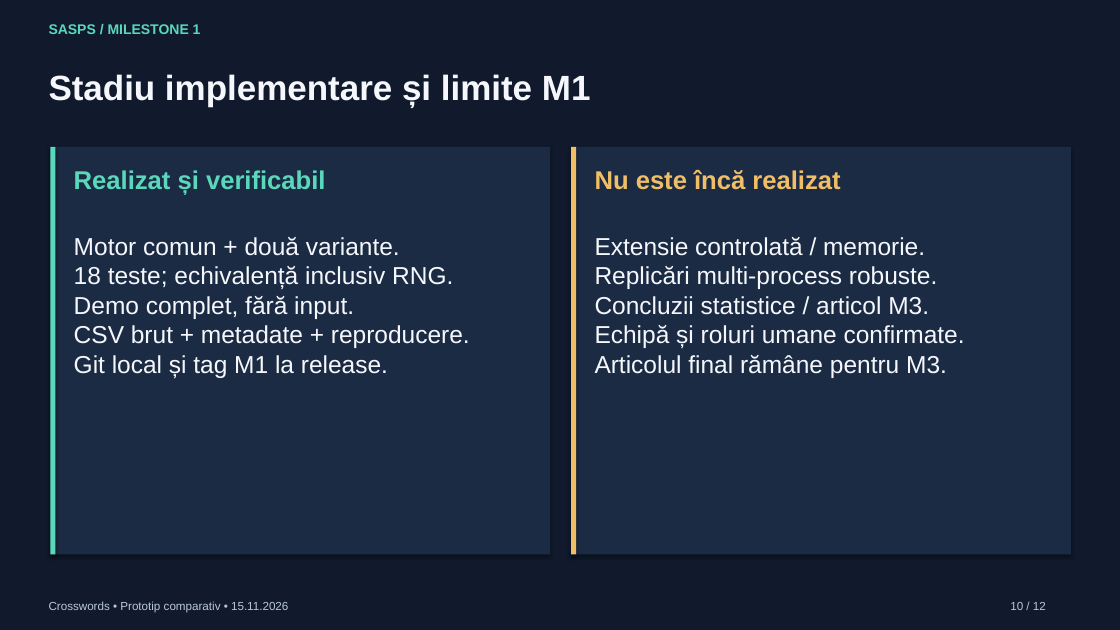
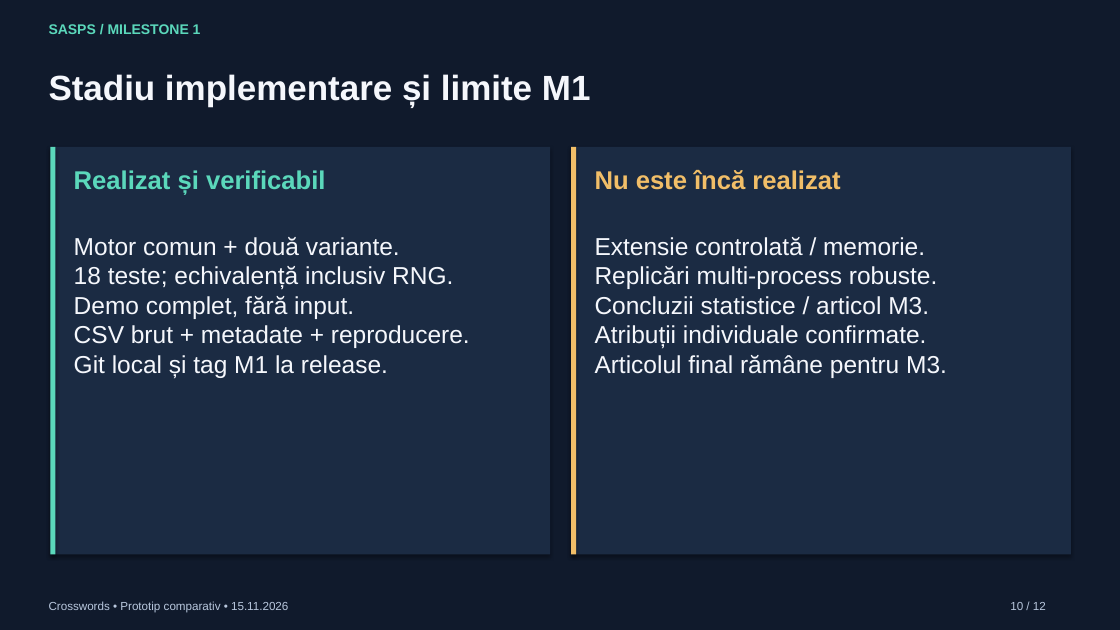
Before and after one commit to nadolualex/sasps-crosswords, a slide deck: slide 10 of presentation/SASPS_M1_Crosswords.pptx. Drawn at 1120x630 pixels with LibreOffice and Linux fonts; fonts in the diff are those of the drawing. Boxes give left, top, right and bottom in pixels: in the first picture for what was removed or moved away, otherwise in the second. Text is boxed around its words. In the diff, an @@ line names an element or a change of style, - is before the commit and + after.

Commit message:
Update M1 presentation and documentation authors
Credit Nadolu Alex and Dalya Tobescu without a team name or account names in academic author blocks. Regenerate slides and validate author metadata while retaining unassigned individual roles and unchanged benchmark data.

```diff
--- a/presentation/SASPS_M1_Crosswords.pptx
+++ b/presentation/SASPS_M1_Crosswords.pptx
@@ text at (595,325,926,348): text changed @@
-Echipă și roluri umane confirmate.
+Atribuții individuale confirmate.
```
Also in this commit, not shown: 3 other slides changed, 10 other files.
